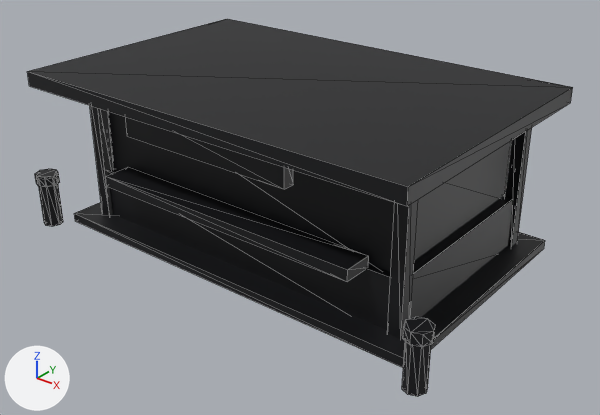
Renders of the glTF model assets/models/yard_city_kiosk.glb from each side of a commit.
Before and after are seen from a camera (50 mm lens) standing at (7.79, -9.8, 6.57) and looking at (0.28, -0.41, 0.75). The axes (+X, +Y, +Z) are drawn at lower left. The lights are the same throughout. The picture after the commit comes second. Mesh edges are drawn as thin lines. Vertices at exactly the same position are counted once.

The first picture shows 'prop'.
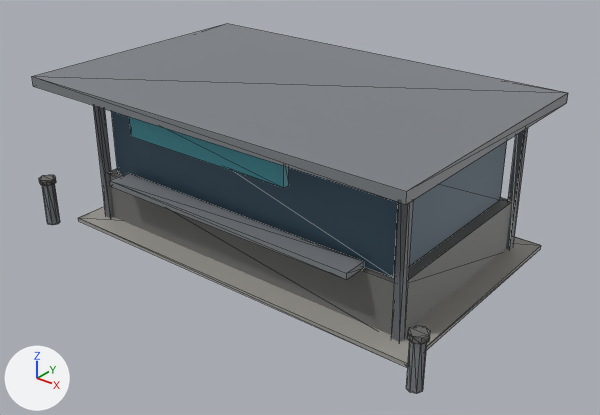
Changed parts and their boxes (x1, y1, x2, y2) in the pictures (600 x 415 px; the box of a moved part takes in the faces that stretch with it):
```json
{"object": "prop", "change": "reshaped", "before": [27, 19, 573, 396], "after": [32, 24, 568, 394]}
{"part": 1, "of": "me_prop", "change": "moved or reshaped", "after": [78, 206, 541, 367], "on screen": "not visible before"}
{"part": 2, "of": "me_prop", "change": "moved or reshaped", "after": [109, 168, 512, 335], "on screen": "not visible before"}
{"part": 3, "of": "me_prop", "change": "moved or reshaped", "after": [111, 111, 507, 278], "on screen": "not visible before"}
{"part": 4, "of": "me_prop", "change": "moved or reshaped", "after": [93, 105, 113, 218], "on screen": "not visible before"}
{"part": 5, "of": "me_prop", "change": "moved or reshaped", "after": [391, 200, 414, 342], "on screen": "not visible before"}
{"part": 6, "of": "me_prop", "change": "moved or reshaped", "after": [506, 128, 528, 250], "on screen": "not visible before"}
{"part": 7, "of": "me_prop", "change": "moved or reshaped", "after": [32, 24, 568, 204], "on screen": "not visible before"}
{"part": 8, "of": "me_prop", "change": "moved or reshaped", "after": [129, 117, 289, 188], "on screen": "not visible before"}
{"part": 9, "of": "me_prop", "change": "moved or reshaped", "after": [110, 173, 364, 280], "on screen": "not visible before"}
{"part": 10, "of": "me_prop", "change": "moved or reshaped", "after": [42, 184, 60, 225], "on screen": "not visible before"}
{"part": 11, "of": "me_prop", "change": "moved or reshaped", "after": [39, 175, 56, 186], "on screen": "not visible before"}
{"part": 12, "of": "me_prop", "change": "moved or reshaped", "after": [406, 341, 427, 394], "on screen": "not visible before"}
{"part": 13, "of": "me_prop", "change": "moved or reshaped", "after": [407, 325, 430, 344], "on screen": "not visible before"}
{"part": 14, "of": "me_prop", "change": "deleted", "before": [27, 19, 573, 396]}
```

Edits to the scene script, one JSON object a line:
```json
{"block": "me_prop", "where": "# used by ob_prop; location = (0.0, 0.0, 0.0)"}
{"op": "remove", "block": "me_prop", "code": "me_prop.from_pydata(...)  # 304 vertices, 488 faces; spans x -3.86..3.86, y -2.54..2.09, z 0.0..2.78"}
{"op": "add", "block": "me_prop", "code": "me_prop.from_pydata(...)  # 152 vertices, 244 faces; spans x -3.81..3.81, y -2.5..2.05, z 0.0..2.7"}
{"block": "me_prop", "change": "me_prop part 1: the loose piece of 8 vertices spanning x -3.37..3.37, y -2.05..2.05, z 0.04..0.11 is moved by (0.0, 0.0, -0.04)"}
{"block": "me_prop", "change": "me_prop part 2: the loose piece of 8 vertices spanning x -2.97..2.97, y -1.65..1.65, z 0.04..0.94 is moved by (0.0, 0.0, -0.04)"}
{"block": "me_prop", "change": "me_prop part 3: the loose piece of 8 vertices spanning x -2.79..2.79, y -1.55..1.55, z 0.94..2.44 is moved by (0.0, 0.0, -0.04)"}
{"block": "me_prop", "change": "me_prop part 4: the loose piece of 8 vertices spanning x -3.04..-2.9, y -1.71..-1.59, z 0.04..2.54 is moved by (0.0, 0.0, -0.04)"}
{"block": "me_prop", "change": "me_prop part 5: the loose piece of 8 vertices spanning x 2.9..3.04, y -1.71..-1.59, z 0.04..2.54 is moved by (0.0, 0.0, -0.04)"}
{"block": "me_prop", "change": "me_prop part 6: the loose piece of 8 vertices spanning x 2.9..3.04, y 1.59..1.71, z 0.04..2.54 is moved by (0.0, 0.0, -0.04)"}
{"block": "me_prop", "change": "me_prop part 7: the loose piece of 8 vertices spanning x -3.47..3.47, y -2.5..2.0, z 2.58..2.74 is moved by (0.0, 0.0, -0.04)"}
{"block": "me_prop", "change": "me_prop part 8: the loose piece of 8 vertices spanning x -1.49..1.49, y -2.25..-2.15, z 2.13..2.55 is moved by (0.0, 0.0, -0.04)"}
{"block": "me_prop", "change": "me_prop part 9: the loose piece of 8 vertices spanning x -2.38..2.38, y -2.05..-1.65, z 0.99..1.09 is moved by (0.0, 0.0, -0.04)"}
{"block": "me_prop", "change": "me_prop part 10: the loose piece of 16 vertices spanning x -3.78..-3.56, y -2.46..-2.24, z 0.04..0.84 is moved by (0.0, 0.0, -0.04)"}
{"block": "me_prop", "change": "me_prop part 11: the loose piece of 16 vertices spanning x -3.81..-3.53, y -2.49..-2.21, z 0.8..0.89 is moved by (0.0, 0.0, -0.04)"}
{"block": "me_prop", "change": "me_prop part 12: the loose piece of 16 vertices spanning x 3.56..3.78, y -2.46..-2.24, z 0.04..0.84 is moved by (0.0, 0.0, -0.04)"}
{"block": "me_prop", "change": "me_prop part 13: the loose piece of 16 vertices spanning x 3.53..3.81, y -2.49..-2.21, z 0.8..0.89 is moved by (0.0, 0.0, -0.04)"}
{"block": "me_prop", "change": "me_prop part 14: 15 loose pieces with 152 vertices, spanning x -3.86..3.86, y -2.54..2.09, z 0.0..2.78, are deleted"}
{"block": "me_prop", "change": "other edits to the shape of me_prop do not show in these pictures"}
```
